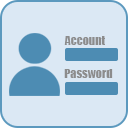
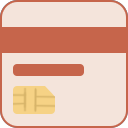
The second w=128, h=128 image is a revision of the first. Changes to its layers:
showed group "credit card" (5 layers) over [0, 0, 128, 128]
painted on "Rounded Rectangle 1 copy 2" (1st of 2, in "login") over [65, 82, 118, 100]
painted on "Password" over [64, 69, 113, 84]
painted on "Account" over [64, 36, 105, 53]
painted on "Rounded Rectangle 1" (2nd of 2, in "login") over [65, 48, 118, 68]
painted on "Layer 5" over [9, 33, 60, 100]
added layer "Layer 6" (60%) in group "login" over [0, 0, 128, 26]
